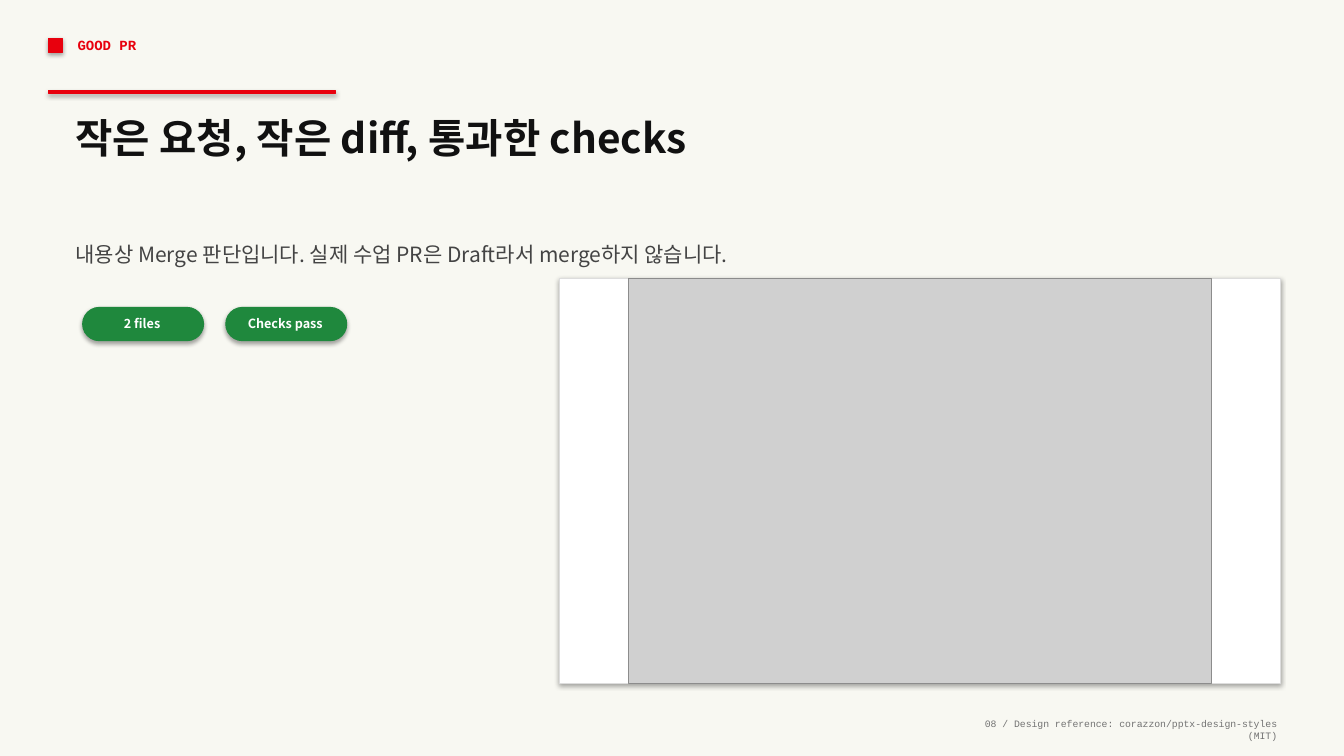
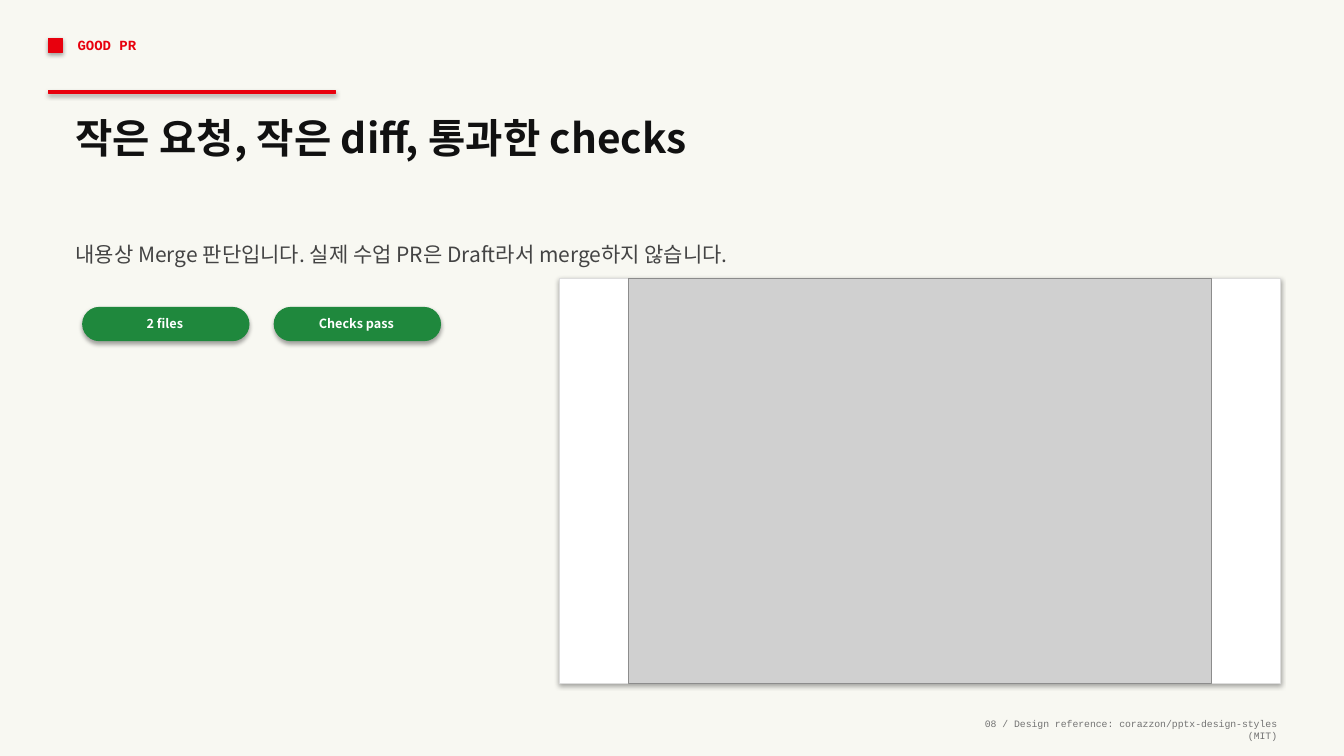
Before and after one commit to lucky206208-glitch/ai-agent-workshop, a slide deck: slide 8 of decks/02-github-pr-control-bento-swiss.pptx. Drawn at 1344x756 pixels with LibreOffice and Linux fonts; fonts in the diff are those of the drawing; grey boxes stand for pictures. Boxes give left, top, right and bottom in pixels: in the first picture for what was removed or moved away, otherwise in the second. Text is boxed around its words. In the diff, an @@ line names an element or a change of style, - is before the commit and + after.

```diff
--- a/decks/02-github-pr-control-bento-swiss.pptx
+++ b/decks/02-github-pr-control-bento-swiss.pptx
@@ rounded rectangle: place and size @@
-rounded rectangle at [83,308,204,341]
+rounded rectangle at [83,308,249,341]
@@ text "2 files": place and size @@
-text "2 files" at [124,317,160,328]
+text "2 files" at [147,317,183,328]
@@ rounded rectangle: place and size @@
-rounded rectangle at [226,308,347,341]
+rounded rectangle at [274,308,441,341]
@@ text "Checks pass": place and size @@
-text "Checks pass" at [248,318,323,331]
+text "Checks pass" at [319,318,394,331]
```
Also in this commit, not shown: 4 other slides changed, 2 other files.
